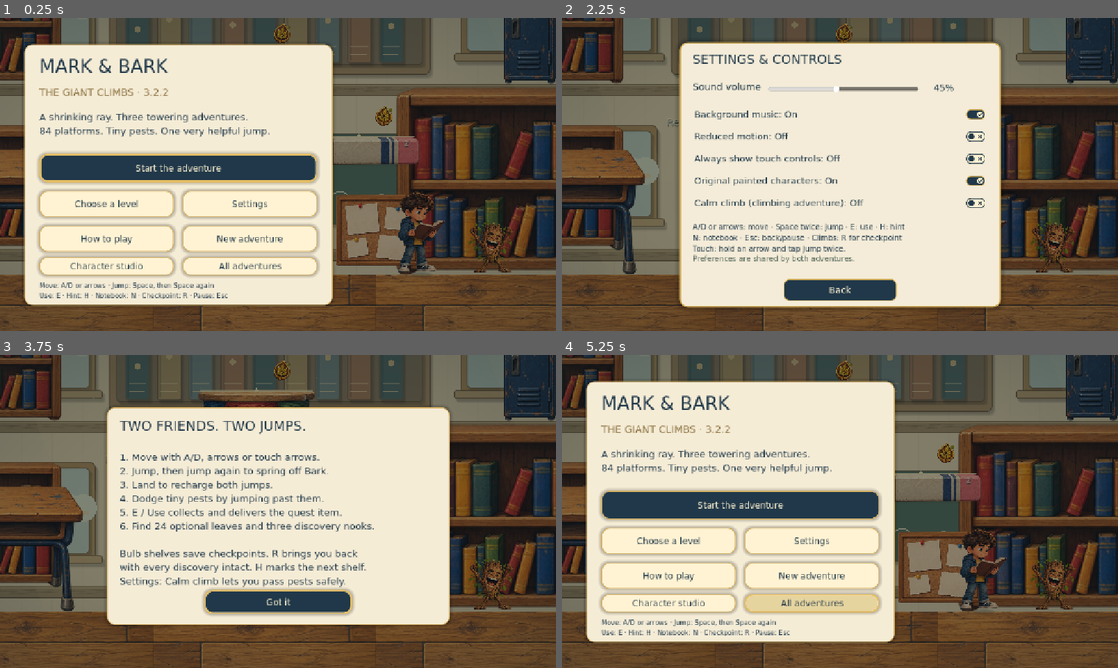
Above: before the commit, frames 1-4 (two rows, left to right).
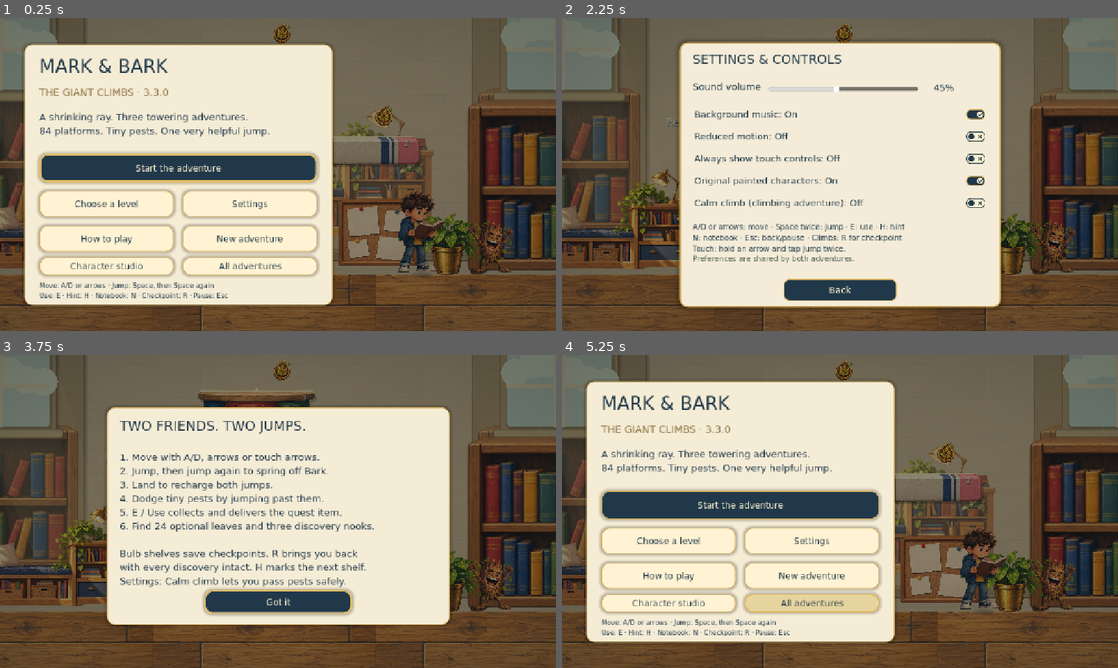
Above: after the commit, the same moments.

Repository: skhaze94-cloud/Mark-and-Bark
Game: Godot game, scene res://scenes/mega.tscn
Same seed, same stepped clock (60 frames per second), same inputs: the game is played once before the commit and once after it. This scene is started directly instead of the project's main scene.
Inputs:
- Up to frame 1 (0.25 s): no input
- Up to frame 2 (2.25 s): click "Choose a level" at 0.5 s; click "Back" at 1.25 s; click "Settings" at 2 s
- Up to frame 3 (3.75 s): click "Back" at 2.75 s; click "How to play" at 3.5 s
- Up to frame 4 (5.25 s): click "Got it" at 4.25 s; click "All adventures" at 5 s

The runs differ from the first frame. In frame 1, 25% of the frame differs, in the area x 0-100%, y 0-82%; in frame 2, 28%; in frame 3, 29%; in frame 4, 25%.

Commit message:
Bring the Library Ladder to a painted storybook standard in 3.3.0

Diff:
--- a/project.godot
+++ b/project.godot
@@ -2,7 +2,7 @@
 
 [application]
 config/name="Mark & Bark: The Big Idea"
-config/version="3.2.2 Finishing Pass"
+config/version="3.3.0 Library Ladder"
 run/main_scene="res://scenes/adventures.tscn"
 config/features=PackedStringArray("4.4", "GL Compatibility")
 config/description="The complete painted campus story and all three giant climbs, together with the original Mark and Bark artwork and character animation studio."
--- a/scripts/main.gd
+++ b/scripts/main.gd
@@ -417,7 +417,7 @@
 	campus.add_child(decoration)
 	campus.world_label("Small friends. Big possibilities.",Vector2(795,236),19)
 	var p=open_modal(Rect2(48,42,602,638))
-	label_at(p,"THE COMPLETE CAMPUS STORY · 3.2.2",Rect2(36,24,530,28),16,"977134")
+	label_at(p,"THE COMPLETE CAMPUS STORY · 3.3.0",Rect2(36,24,530,28),16,"977134")
 	label_at(p,"MARK & BARK",Rect2(34,63,535,64),43)
 	label_at(p,"THE BIG IDEA",Rect2(36,130,530,42),27,"977134")
 	label_at(p,"A shrinking ray. Two tiny friends.\nA school full of GIANT possibilities!",Rect2(36,188,535,68),21)
--- a/scripts/mega_level.gd
+++ b/scripts/mega_level.gd
@@ -75,11 +75,16 @@
 	prop("school_props_noticeboard" if i==0 else "school_props_desk",exit,155)
 	label("DELIVERY POINT",exit+Vector2(-100,-170),18)
 	bark=Art.game_actor("bark_actions_idle");bark.scale=Vector2.ONE*.20;bark.position=Vector2(410,650);bark.z_index=4;add_child(bark)
+	if i==0:
+		for actor in [get_parent().player,bark]:
+			var shadow=load("res://scripts/prop_shadow.gd").new()
+			shadow.name="LibraryContactShadow"+("Bark" if actor==bark else "Mark");shadow.source=actor;shadow.follows=true
+			shadow.half_width=24 if actor==bark else 20;shadow.softness=4;shadow.opacity=.22;shadow.z_index=0;add_child(shadow)
 	refresh()
 func route_x(i,n):
 	var section=int(n/BASE_CENTERS[i].size());return BASE_CENTERS[i][n%BASE_CENTERS[i].size()]+[0,35,-25][section]
 func painted_ledge(rect,kind):
-	var l=load("res://scripts/variety_platform.gd").new();l.position=rect.position;l.width=rect.size.x;l.kind=kind;l.z_index=1;add_child(l);return l
+	var l=load("res://scripts/variety_platform.gd").new();l.position=rect.position;l.width=rect.size.x;l.kind=kind;l.library_style=level==0;l.z_index=1;add_child(l);return l
 func body(r: Rect2, one_way: bool):
 	var b=StaticBody2D.new();b.collision_layer=1;b.collision_mask=2
 	var c=CollisionShape2D.new();var s=RectangleShape2D.new();s.size=r.size;c.shape=s;c.position=r.get_center();c.one_way_collision=one_way;c.one_way_collision_margin=10;b.add_child(c);add_child(b)
--- a/scripts/mega_main.gd
+++ b/scripts/mega_main.gd
@@ -49,6 +49,9 @@
 var intro_ray
 var hint_target=Vector2.ZERO
 var hint_until=0.0
+var library_pulses=[]
+var library_header: Panel
+var library_pause: Button
 func _ready():
 	for action in {"left":[KEY_A,KEY_LEFT],"right":[KEY_D,KEY_RIGHT],"jump":[KEY_SPACE,KEY_W,KEY_UP],"interact":[KEY_E,KEY_ENTER],"hint":[KEY_H],"pause":[KEY_ESCAPE],"notebook":[KEY_N],"retry":[KEY_R]}:
 		if not InputMap.has_action(action):InputMap.add_action(action)
@@ -60,14 +63,14 @@
 	camera=Camera2D.new();camera.position=Vector2(800,330);add_child(camera);camera.make_current()
 	var canvas=CanvasLayer.new();canvas.layer=10;add_child(canvas)
 	hud=Control.new();hud.set_anchors_and_offsets_preset(Control.PRESET_FULL_RECT);hud.mouse_filter=Control.MOUSE_FILTER_IGNORE;canvas.add_child(hud)
-	var head=card(hud,Rect2(20,16,1240,112),"203849")
+	var head=card(hud,Rect2(20,16,1240,112),"203849");library_header=head
 	objective_icon=TextureRect.new();objective_icon.position=Vector2(18,14);objective_icon.size=Vector2(76,76);objective_icon.expand_mode=TextureRect.EXPAND_IGNORE_SIZE;objective_icon.stretch_mode=TextureRect.STRETCH_KEEP_ASPECT_CENTERED;head.add_child(objective_icon)
 	objective=text(head,"",Rect2(108,11,782,74),22,"fff3d3")
 	height_meter=load("res://scripts/mega_meter.gd").new();height_meter.position=Vector2(108,91);height_meter.size=Vector2(777,8);height_meter.mouse_filter=Control.MOUSE_FILTER_IGNORE;head.add_child(height_meter)
 	var route=card(hud,Rect2(20,141,205,73),"203849");route.mouse_filter=Control.MOUSE_FILTER_IGNORE
 	route_label=text(route,"",Rect2(15,8,175,59),18,"fff3d3")
 	counters=text(head,"",Rect2(920,15,165,85),17,"fff3d3")
-	button(head,"Pause",Rect2(1098,27,120,55),pause_game)
+	library_pause=button(head,"Pause",Rect2(1098,27,120,55),pause_game)
 	context_back=card(hud,Rect2(250,568,780,44),"203849");context_back.mouse_filter=Control.MOUSE_FILTER_IGNORE;context_back.hide()
 	context=text(hud,"",Rect2(260,575,760,40),20,"fff3d3");context.horizontal_alignment=HORIZONTAL_ALIGNMENT_CENTER;context.add_theme_color_override("font_shadow_color",Color("203849"));context.add_theme_constant_override("shadow_offset_y",2)
 	notice_back=card(hud,Rect2(270,140,740,74),"203849");notice_back.mouse_filter=Control.MOUSE_FILTER_IGNORE;notice_back.hide()
@@ -128,7 +131,7 @@
 	else:campus.refresh()
 	player.position=Vector2(1130,645);player.velocity=Vector2.ZERO;camera.position=Vector2(800,420);ambient.color=Color("f …(266 unchanged characters)…
 	var p=open(Rect2(55,60,710,600))
-	text(p,"MARK & BARK",Rect2(35,25,640,65),42);text(p,"THE GIANT CLIMBS · 3.2.2",Rect2(35,97,640,40),23,"8a713f")
+	text(p,"MARK & BARK",Rect2(35,25,640,65),42);text(p,"THE GIANT CLIMBS · 3.3.0",Rect2(35,97,640,40),23,"8a713f")
 	text(p,"A shrinking ray. Three towering adventures.\n84 platforms. Tiny pests. One very helpful jump.",Rect2(35,153,640,80),22)
 	button(p,"Continue climb" if Mega.intro_done else "Start the adventure",Rect2(35,252,640,65),start,true)
 	button(p,"Choose a level",Rect2(35,337,310,60),level_select)
@@ -147,7 +150,7 @@
 	if not Mega.intro_done:
 		intro_ray.begin(func():say(["Mark|The ray says 'make your ideas smaller'. Is that helpful?","Bark|Press it twice. Tha …(326 unchanged characters)…
 func load_level(i):
-	pickup_effects.clear();notice_priority=0;notice_until=0;hint_until=0;notice.hide();notice_back.hide();context_back.hide();last_shelf=maxi(0,int(Mega.runs[i].checkpoint)+1);ambient.color=Color(["fff7e5","f1f7ed","fff0d6"][i])
+	library_pulses.clear();pickup_effects.clear();notice_priority=0;notice_until=0;hint_until=0;notice.hide();notice_back.hide();context_back.hide();last_shelf=maxi(0,int(Mega.runs[i].checkpoint)+1);ambient.color=Color(["fff7e5","f1f7ed","fff0d6"][i])
 	Mega.current=i;Mega.save();mode="campus";close();campus.build(i);player.right_bound=1600;player.velocity=Vector2.ZERO;player.reset_jumps();spring_age=9;bark_stride=0;player.visual_scale=.24;player.sprite.scale=Vector2.ONE*.24;hud.show()
 	var cp=int(Mega.runs[i].checkpoint)
 	player.position=Vector2(campus.platforms[cp].get_center().x,campus.platforms[cp].position.y-3) if cp>=0 else Vector2(510,645)
@@ -194,12 +197,14 @@
 func jumped(second):
 	play_sound("jump",1.15 if second else .95)
 	if second:
+		library_pulse(player.position+Vector2(0,54),"spring")
 		spring_age=0;spring_anchor=campus.bark.position;spring_facing=player.facing;spring_release_velocity=player.velocity.x;spring_contacts+=1
 		campus.bark.texture=Art.tex("bark_actions_hop");
 		if campus.bark.has_method("pulse"):campus.bark.pulse("spring_release",.45)
 		player.spring_contact=true;player.show_pose("young_actions_crouch",.09)
 		if spring_contacts%4==1:toast(["Bark: Feet on my leaves! Mark: Spring, please—not sneeze.","Bark: Try three jumps! Ma …(442 unchanged characters)…
 func landed(at,strength):
+	if strength>.25:library_pulse(at,"landing")
 	if campus.bark.has_method("land"):campus.bark.land(strength*.65)
 	campus.remember_landing(at)
 	if absf(at.y-650)<6:last_shelf=0
@@ -212,7 +217,7 @@
 	for n in range(campus.RISES[Mega.current].size()):
 		var r=campus.platforms[n]
 		if n%2==1 and n>int(Mega.runs[Mega.current].checkpoint) and absf(at.y-r.position.y)<5 and at.x>=r.position.x-10 and at.x<=r.end.x+10:
-			Mega.runs[Mega.current].checkpoint=n;Mega.save();campus.refresh();toast("Checkpoint saved! Return here with R or the checkpoint button.",1)
+			Mega.runs[Mega.current].checkpoint=n;Mega.save();campus.refresh();library_pulse(at,"checkpoint");toast("Checkpoint saved! Return here with R or the checkpoint button.",1)
 func interact():
 	if busy or mode!="campus":return
 	var run=Mega.runs[Mega.current]
@@ -314,6 +319,7 @@
 	notice.text=value;notice_until=clock+maxf(5,float(String(value).length())/18.0);notice_back.size.y=74 if String(value).length()<95 else 96;notice.size.y=notice_back.size.y-16
 func update_hud():
 	var r=Mega.runs[Mega.current]
+	layout_library_hud()
 	objective_icon.texture=Art.tex("ui_parts_reward_check" if r.quest else campus.ASSETS[Mega.current])
 	height_meter.value=clampf((650-player.position.y)/(650-campus.top)*100,0,100)
 	route_label.text="Shelf "+str(last_shelf)+" / "+str(campus.RISES[Mega.current].size())+"\nClimb "+str(roundi(height_meter.value))+"%"
@@ -324,6 +330,11 @@
 	context.text=("Use" if touch_mode else "[E]")+": "+("deliver quest item" if at_exit else "quest item secured" if r.quest else "pick up quest item") if near else ""
 	if Mega.current==0 and Mega.runs[0].checkpoint<1 and not near:context.text="Jump, then jump again to spring off Bark. Land to recharge."
 	touch_root.visible=touch_mode or Progress.settings.touch or OS.has_feature("mobile")
+	if Mega.current==0:
+		var route=route_label.get_parent();route.position=Vector2(20,126) if touch_root.visible else Vector2(980,650);route.size=Vector2(280,44)
+		route_label.position=Vector2(12,10);route_label.size=Vector2(256,28);route_label.add_theme_font_size_override("font_size",16)
+		route_label.text="Shelf "+str(last_shelf)+" / 24  ·  "+str(roundi(height_meter.value))+"% climbed"
+
 	for c in hud.get_children():
 		if c is Button and c.position.x==20:c.visible=not touch_root.visible
 		if c is Button and c.position.x==270:c.text="Bark's hint" if touch_root.visible else "Bark's hint [H]"
@@ -332,6 +343,8 @@
 func _physics_process(delta):
 	clock+=delta;queue_redraw()
 	if not busy:
+		for pulse in library_pulses:pulse.age+=delta
+		library_pulses=library_pulses.filter(func(p):return p.age<.5)
 		for sparkle in pickup_effects:sparkle.age+=delta
 		pickup_effects=pickup_effects.filter(func(p):return p.age<.6)
 	if is_instance_valid(effects):effects.volume_db=linear_to_db(maxf(.0001,Progress.settings.volume*.6))
@@ -487,7 +500,20 @@
 	quitting=true;busy=true;player.enabled=false;player.suspended=true
 	effects.stop();effects.stream=null;await soundscape.drain();get_tree().quit()
 
+func library_pulse(at,kind):
+	if Mega.current!=0 or Progress.settings.reduced_motion:return
+	library_pulses.append({"at":at,"kind":kind,"age":0.0})
+	if library_pulses.size()>8:library_pulses.pop_front()
+
 func _draw():
+	if mode=="campus" and not busy and not Progress.settings.reduced_motion:
+		for pulse in library_pulses:
+			var t=pulse.age/.5
+			var tint=Color("a5d9b2" if pulse.kind=="checkpoint" else "efcf82")
+			tint.a=(1-t)*.55
+			var points=PackedVector2Array()
+			for n in range(33):points.append(pulse.at+Vector2(cos(n*TAU/32)*(18+t*28),sin(n*TAU/32)*(4+t*6)))
+			draw_polyline(points,tint,2,true)
 	if mode=="campus" and not busy and not Progress.settings.reduced_motion:
 		for sparkle in pickup_effects:
 			var ratio=sparkle.age/.6
@@ -504,3 +530,17 @@
 		draw_arc(p,32,0,TAU,32,Color("f4df9a"),3)
 		draw_line(p+Vector2(0,-15),p+Vector2(0,13),Color("203849"),4)
 		draw_polyline(PackedVector2Array([p+Vector2(-10,3),p+Vector2(0,13),p+Vector2(10,3)]),Color("203849"),4)
+
+func layout_library_hud():
+	var library=Mega.current==0
+	library_header.size=Vector2(1040,104) if library else Vector2(1240,112)
+	objective.size=Vector2(630,74) if library else Vector2(782,74)
+	objective.add_theme_font_size_override("font_size",20 if library else 22)
+	counters.position.x=770 if library else 920
+	height_meter.size.x=620 if library else 777
+	for child in hud.get_children():
+		if child is Button and child.position.x in [20.0,270.0,540.0]:
+			child.position.y=650 if library else 620;child.size.y=44 if library else 70
+	if not library:
+		var route=route_label.get_parent();route.position=Vector2(20,141);route.size=Vector2(205,73)
+		route_label.position=Vector2(15,8);route_label.size=Vector2(175,59);route_label.add_theme_font_size_override("font_size",18)
--- a/scripts/mega_scenery.gd
+++ b/scripts/mega_scenery.gd
@@ -10,7 +10,7 @@
 	motes.reduced_motion=reduced_motion;motes.top=top
 	var game=get_parent().get_parent();motes.paused=game.get("busy")==true
 	if is_instance_valid(game.get("camera")):
-		var bay=int(floor((game.camera.position.y-260)/380))
+		var bay=int(floor((game.camera.position.y-260)/(760 if level==0 else 380)))
 		if bay!=visible_bay:visible_bay=bay;queue_redraw()
 func box(r,c,rad=8):
 	if rad>0:
@@ -38,6 +38,8 @@
 	var beam=PackedVector2Array([Vector2(x+15,y+20),Vector2(x+245,y+20),Vector2(x+395,y+510),Vector2(x+210,y+510)])
 	draw_colored_polygon(beam,Color(1,.94,.68,.08))
 func _draw():
+	if level==0:
+		draw_library();return
 	texture_repeat=CanvasItem.TEXTURE_REPEAT_MIRROR
 	var wall=Color("e6d8b7") if level==0 else Color("c8d2c0") if level==1 else Color("ba9970")
 	draw_rect(Rect2(0,top,1600,700-top),wall)
@@ -123,3 +125,38 @@
 		sprite("school_props_science_volcano",Vector2(800,377),100)
 		sprite("school_props_lamp",Vector2(700,350),140)
 		sprite("collectibles_pencil",Vector2(1070,650),340)
+
+# Library furniture is painted, fixed in world space and bounded to nearby bays.
+# None of these decorations creates a collision or a collectible.
+func draw_library():
+	draw_rect(Rect2(0,top,1600,900-top),Color("d9c6a2"))
+	var center=0 if visible_bay==100000 else visible_bay
+	for bay in range(center-2,center+3):
+		var y=260+bay*760
+		if y+760<top or y>650:continue
+		draw_texture_rect(Art.tex("oak_floor"),Rect2(0,y,1600,760),true,Color(.65,.53,.37,.13))
+		# Recessed painted book walls frame a clear central climbing lane.
+		for x in [160,1440]:
+			box(Rect2(x-195,y-250,390,570),"ae9063",16)
+			sprite("school_props_bookcase",Vector2(x,y+300),370,.76)
+			window_at(x-130,y-245)
+			box(Rect2(x-210,y+300,420,24),"81653e",5)
+			sprite("school_props_plant",Vector2(x-130,y+300),95,.92)
+		if bay%3==0:
+			sprite("reading_nook_v3",Vector2(800,y+320),750,.67)
+		elif bay%3==1:
+			sprite("school_props_bookcase",Vector2(800,y+310),650,.62)
+			sprite("school_props_lamp",Vector2(1090,y-80),115,.9)
+		else:
+			sprite("school_props_noticeboard",Vector2(800,y+150),330,.72)
+			sprite("collectibles_books",Vector2(1050,y+315),160,.8)
+		# Warm light is static, including when reduced motion is enabled.
+		for x in [110,1230]:
+			var beam=PackedVector2Array([Vector2(x,y-200),Vector2(x+110,y-200),Vector2(x+330,y+355),Vector2(x+100,y+355)])
+			draw_colored_polygon(beam,Color(1,.91,.64,.065))
+		box(Rect2(0,y+330,1600,28),"a38c65",0)
+	draw_texture_rect(Art.tex("oak_floor"),Rect2(0,650,1600,230),true)
+	sprite("reading_nook_v3",Vector2(210,650),570)
+	sprite("school_props_bookcase",Vector2(1450,650),440)
+	sprite("school_props_plant",Vector2(1190,650),145)
+	sprite("school_props_noticeboard",Vector2(1030,630),190)
--- a/scripts/variety_platform.gd
+++ b/scripts/variety_platform.gd
@@ -1,5 +1,6 @@
 extends Node2D
 # The atlas top and the independent collision surface share local y=0.
+var library_style=false
 var width=260.0
 var kind="book"
 var reduced_motion=false
@@ -21,6 +22,9 @@
 		draw_rect(Rect2(0,0,width,38),Color("8c7150"));draw_line(Vector2.ZERO,Vector2(width,0),Color("fff0bb"),3);return
 	var depth=region.size.y*width/region.size.x
 	for n in range(3):draw_rect(Rect2(5+n*2,depth-4+n*2,width-10,5),Color(.12,.13,.11,.045))
+	if library_style:
+		# A soft cast shadow separates painted props from the recessed book wall.
+		draw_texture_rect_region(atlas,Rect2(4,6,width,depth),region,Color(.12,.10,.07,.22))
 	draw_texture_rect_region(atlas,Rect2(0,0,width,depth),region)
 	draw_line(Vector2(12,2),Vector2(width-12,2),Color("fff0bb"),2,true)
 	var x=width*.5;draw_colored_polygon(PackedVector2Array([Vector2(x-4,0),Vector2(x,-5),Vector2(x+4,0),Vector2(x,4)]),Color("fff0bb"))
--- /dev/null
+++ b/tests/library_review.gd
@@ -0,0 +1,42 @@
+extends Node
+var game
+var passed=0
+var failures=[]
+func check(ok,message):
+	if ok:passed+=1;print("PASS: "+message)
+	else:failures.append(message);push_error("FAIL: "+message)
+func ticks(n=3):
+	for i in range(n):await get_tree().physics_frame
+func _ready():call_deferred("run")
+func run():
+	Mega.enabled=false;Mega.reset(false);Progress.save_enabled=false;Progress.settings=Progress.SETTING_DEFAULTS.duplicate(true)
+	game=load("res://scenes/mega.tscn").instantiate();add_child(game);await ticks()
+	game.load_level(0);await ticks(5)
+	check(game.campus.platforms.size()==27 and game.campus.pickups.size()==25,"All 24 main shelves, three nooks and 25 discoveries remain")
+	check(game.campus.platforms[0]==Rect2(560,510,320,22) and game.campus.top==-3760,"Library entry collision and complete ascent are unchanged")
+	check(game.campus.ledges.all(func(l):return l.library_style),"Only library platforms opt into the painted cast-shadow treatment")
+	check(game.campus.get_children().filter(func(n):return n.name.begins_with("LibraryContactShadow")).size()==2,"Both painted friends have independent world contact shadows")
+	check(not game.player.sprite.mesh.visible and not game.campus.bark.mesh.visible,"Original painted character presentation stays intact")
+	check(game.library_header.size.x==1040 and game.objective.get_global_rect().end.x<game.counters.get_global_rect().position.x,"Compact HUD keeps objective and counters separate")
+	check(game.route_label.get_parent().position.y==650,"Keyboard ascent progress leaves the central view open")
+	Progress.settings.touch=true;game.update_hud();await ticks()
+	check(game.touch_root.visible and game.route_label.get_parent().position.y==126,"Touch controls retain their original hit areas and readable progress")
+	game.library_pulses.clear();game.library_pulse(Vector2(500,500),"spring");check(game.library_pulses.size()==1,"Bark spring can trigger a restrained visual ring")
+	game.pause_game();var age=game.library_pulses[0].age;await ticks(10)
+	check(game.library_pulses[0].age==age,"Pause freezes library feedback")
+	game.close();Progress.settings.reduced_motion=true;game.library_pulses.clear();game.library_pulse(Vector2.ZERO,"landing")
+	check(game.library_pulses.is_empty(),"Reduced motion suppresses the new feedback")
+	game.load_level(1);await ticks()
+	check(game.library_header.size.x==1240 and not game.campus.ledges[0].library_style and game.library_pulses.is_empty(),"Bedroom restores its original HUD and platform presentation")
+	game.load_level(2);await ticks();check(game.campus.RISES[2].size()==33,"Attic keeps every original shelf")
+	game.load_level(0);await ticks()
+	if "--screenshots" in OS.get_cmdline_user_args():
+		DirAccess.make_dir_recursive_absolute("res://test_output")
+		Progress.settings.touch=false
+		for shelf in [0,8,16,23]:
+			var r=game.campus.platforms[shelf];game.place_player(Vector2(r.get_center().x,r.position.y-3));await ticks(40);game.last_shelf=shelf+1;Mega.runs[0].checkpoint=maxi(0,shelf-1);game.update_hud();await ticks(2)
+			await RenderingServer.frame_post_draw
+			get_tree().root.get_texture().get_image().save_png("res://test_output/library_shelf_"+str(shelf+1)+".png")
+	check(Art.missing_assets.is_empty(),"Every requested painted library asset resolves")
+	game.effects.stop();game.effects.stream=null;await game.soundscape.drain()
+	print("LIBRARY RESULT: ",passed," passed; ",failures.size()," failed");get_tree().quit(0 if failures.is_empty() else 1)
--- /dev/null
+++ b/tests/library_review.tscn
@@ -0,0 +1,4 @@
+[gd_scene load_steps=2 format=3]
+[ext_resource type="Script" path="res://tests/library_review.gd" id="1"]
+[node name="LibraryReview" type="Node"]
+script = ExtResource("1")
Binary file added: docs/previews/library_ladder_3_3.jpg
Not shown, changed: export_presets.cfg
Not shown, added: tests/library_review.gd.uid
Not shown, changed: .github/workflows/verify-godot.yml
Not shown, changed: README.md
Not shown, added: docs/LIBRARY_LADDER_3_3.md
Not shown, changed: tools/verify.py
Not shown, changed: tools/verify_exports.py
